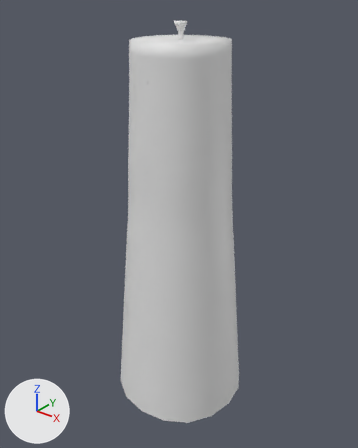
The Blender file Assets/Mesh/Boat/TheBoat1v3.blend, before and after one commit.
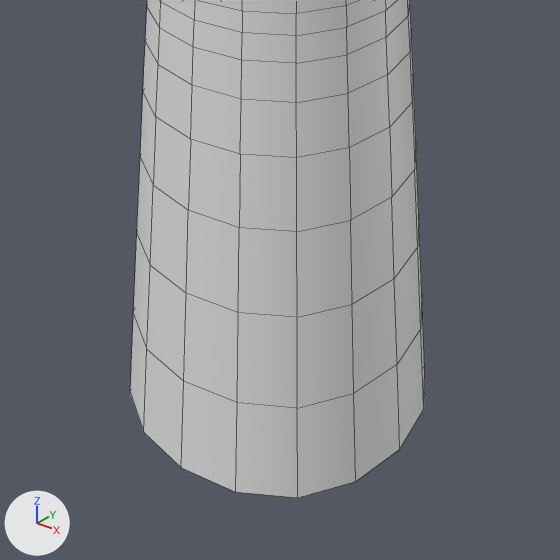
Each version is shown whole from a 50 mm camera at (0.532, -0.671, 0.173) aimed at (-0.005, 0.001, -0.244), then close up on the part from 19% to 82% of the width and 50% to 100% of the height. Lighting does not change. The marker at lower left points along +X, +Y and +Z. The older version's two pictures come first. The close-ups show mesh edges as thin lines.

The first close-up shows 'InnerFishWhirl'.
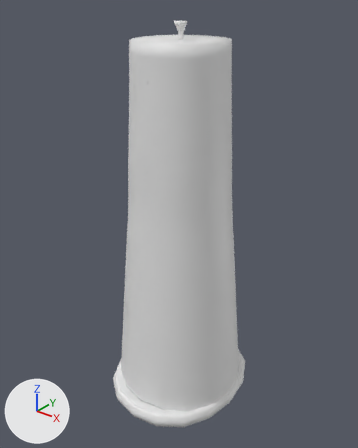
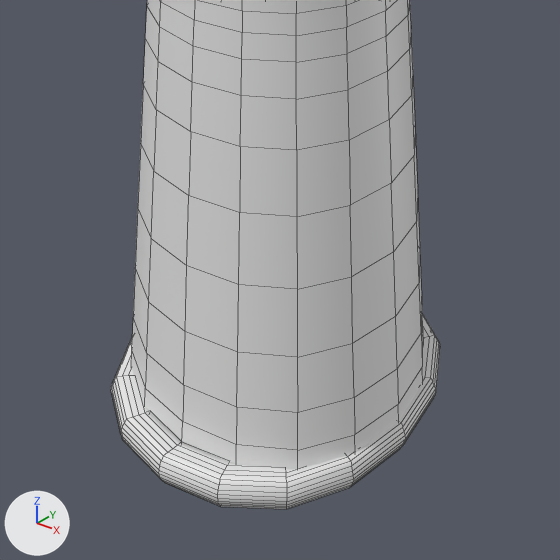
Pixel boxes (x1, y1, x2, y2) of what changed, in the close-ups (560 x 560 px):
'InnerFishWhirl', reshaped: before (130, 0, 425, 498); after (111, 0, 440, 509)
part 1 of me_cube_006, added: after (111, 314, 440, 509)
part 2 of me_cube_006, built on: before (130, 84, 425, 498); after (131, 80, 424, 469)

Patch to the scene script:
```diff
--- a/Assets/Mesh/Boat/TheBoat1v3.blend.py
+++ b/Assets/Mesh/Boat/TheBoat1v3.blend.py
@@ mat_material @@
+mat_material = principled_material('Material')
+mat_material.base_color = (0.8, 0.8, 0.8)  # white #e7e7e7
@@ mat_material_001 @@
+mat_material_001 = principled_material('Material.001')
+mat_material_001.base_color = (0.8, 0.8, 0.8)  # white #e7e7e7
@@ me_cube_006 @@
 # used by ob_innerfishwhirl; location = (0.0, 0.0, 0.0)
 # verts and faces of me_cube_006; kept vertices keep their numbers, new ones are numbered from 28
 # before: 0 (-0.142, -0.142, -0.62), 2 (-0.142, 0.142, -0.62), 4 (0.142, -0.142, -0.62), 6 (0.142, 0.142, -0.62), 20 (-0.11, 0.11, -0.264)
 # before: 21 (0.11, 0.11, -0.264), 22 (0.11, -0.11, -0.264), 23 (-0.11, -0.11, -0.264)
-me_cube_006.from_pydata(...)  # 28 vertices, 25 faces; spans x -0.142..0.142, y -0.142..0.142, z -0.62..0.091
+me_cube_006.from_pydata(...)  # 56 vertices, 53 faces; spans x -0.15..0.15, y -0.174..0.174, z -0.62..0.091
+# me_cube_006 part 1: a new loose piece of 24 vertices spanning x -0.15..0.15, y -0.174..0.174, z -0.62..-0.591, in mat_material_001 (white #e7e7e7)
+# me_cube_006 part 2
+delete_faces([(0, 23, 20, 2), (4, 6, 21, 22), (0, 4, 22, 23), (2, 20, 21, 6)])
+verts[28] = (-0.138, 0.138, -0.583)
+verts[29] = (0.138, 0.138, -0.583)
+verts[30] = (0.138, -0.138, -0.583)
+verts[31] = (-0.138, -0.138, -0.583)
+faces += [(20, 28, 31, 23), (21, 22, 30, 29), (22, 23, 31, 30), (20, 21, 29, 28), (2, 28, 29, 6), (0, 4, 30, 31)]  # mat_material (white #e7e7e7)
+faces += [(4, 6, 29, 30), (0, 31, 28, 2)]  # mat_material (white #e7e7e7)
+me_cube_006.materials.append(mat_material)  # white #e7e7e7
+me_cube_006.materials.append(mat_material_001)  # white #e7e7e7
```
